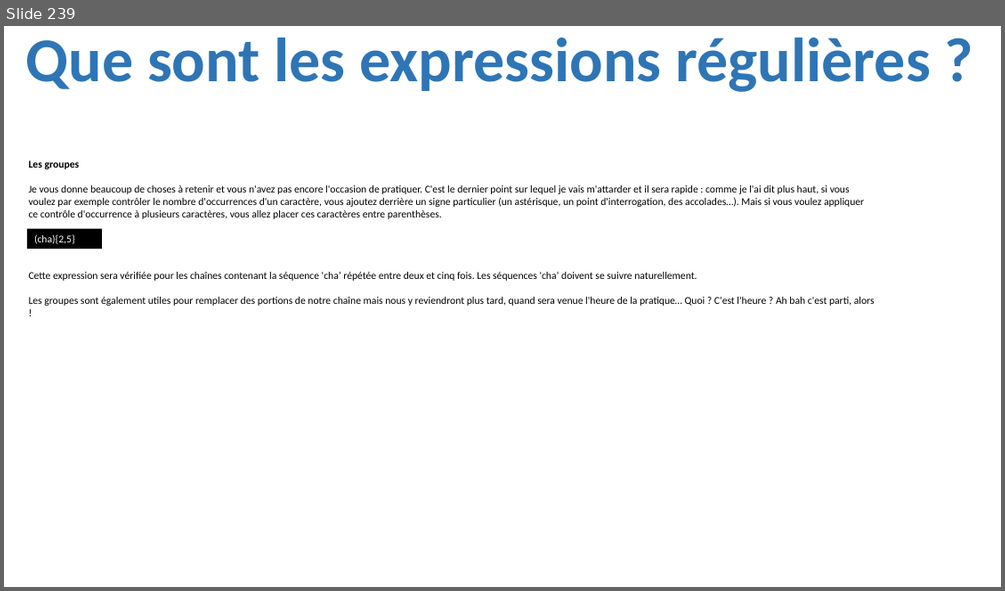
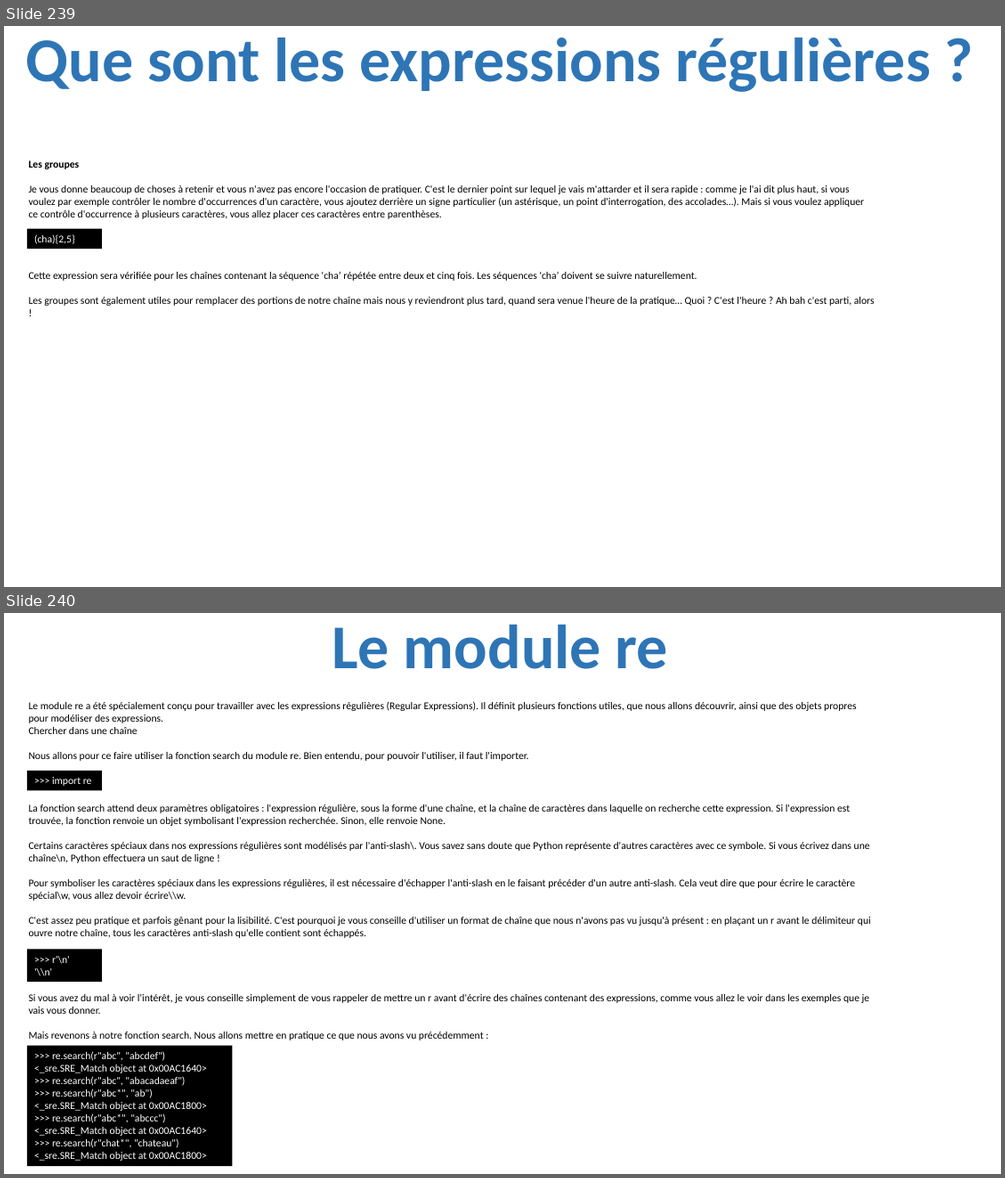
Before and after one commit to julienPalleau/PythonDoc, a slide deck: Python-resume.pptx. Shown one above the other, each under a label of ours: slide 239 before the commit, slides 239 and 240 after it. The pictures are 1005x591 and 1005x1178 pixels, drawn with LibreOffice and Linux fonts; fonts in the diff are those of the drawing. Boxes give left, top, right and bottom in pixels: in the first picture for what was removed or moved away, otherwise in the second. Text is boxed around its words. In the diff, an @@ line names an element or a change of style, - is before the commit and + after.

Commit message:
added expressions regulieres

```diff
--- a/Python-resume.pptx
+++ b/Python-resume.pptx
@@ slide 240 added at box(4, 613, 1001, 1174), background #FFFFFF @@
@@ title added at box(332, 625, 668, 669), 60 pt, text #2E75B6, bold @@
+Le module re
@@ text added at box(29, 701, 856, 761), 10 pt, text #000000 @@
+Le module re a été spécialement conçu pour travailler avec les expressions régulières (Regular Expressions). Il définit plusieurs fonctions utiles, que nous allons découvrir, ainsi que des objets propres pour modéliser des expressions.
+Chercher dans une chaîne
+Nous allons pour ce faire utiliser la fonction search du module re. Bien entendu, pour pouvoir l'utiliser, il faut l'importer.
@@ rectangle added at box(27, 771, 102, 791), fill #000000, 10 pt, text #FFFFFF @@
+>>> import re
@@ text added at box(29, 804, 871, 938), 10 pt, text #000000 @@
+La fonction search attend deux paramètres obligatoires : l'expression régulière, sous la forme d'une chaîne, et la chaîne de caractères dans laquelle on recherche cette expression. Si l'expression est trouvée, la fonction renvoie un objet symbolisant l'expression recherchée. Sinon, elle renvoie None.
+Certains caractères spéciaux dans nos expressions régulières sont modélisés par l'anti-slash\. Vous savez sans doute que Python représente d'autres caractères avec ce symbole. Si vous écrivez dans une chaîne\n, Python effectuera un saut de ligne !
+Pour symboliser les caractères spéciaux dans les expressions régulières, il est nécessaire d'échapper l'anti-slash en le faisant précéder d'un autre anti-slash. Cela veut dire que pour écrire le caractère spécial\w, vous allez devoir écrire\\w.
+C'est assez peu pratique et parfois gênant pour la lisibilité. C'est pourquoi je vous conseille d'utiliser un format de chaîne que nous n'avons pas vu jusqu'à présent : en plaçant un r avant le délimiteur qui ouvre notre chaîne, tous les caractères anti-slash qu'elle contient sont échappés.
@@ rectangle added at box(27, 949, 102, 981), fill #000000, 10 pt, text #FFFFFF @@
+>>> r'\n'
+'\\n'
@@ text added at box(29, 994, 870, 1040), 10 pt, text #000000 @@
+Si vous avez du mal à voir l'intérêt, je vous conseille simplement de vous rappeler de mettre un r avant d'écrire des chaînes contenant des expressions, comme vous allez le voir dans les exemples que je vais vous donner.
+Mais revenons à notre fonction search. Nous allons mettre en pratique ce que nous avons vu précédemment :
@@ rectangle added at box(27, 1046, 232, 1167), fill #000000, 10 pt, text #FFFFFF @@
+>>> re.search(r"abc", "abcdef")
+<_sre.SRE_Match object at 0x00AC1640>
+>>> re.search(r"abc", "abacadaeaf")
+>>> re.search(r"abc*", "ab")
+<_sre.SRE_Match object at 0x00AC1800>
+>>> re.search(r"abc*", "abccc")
+<_sre.SRE_Match object at 0x00AC1640>
+>>> re.search(r"chat*", "chateau")
+<_sre.SRE_Match object at 0x00AC1800>
```
Also in this commit, not shown: 6 other slides added, 1 slide removed.
